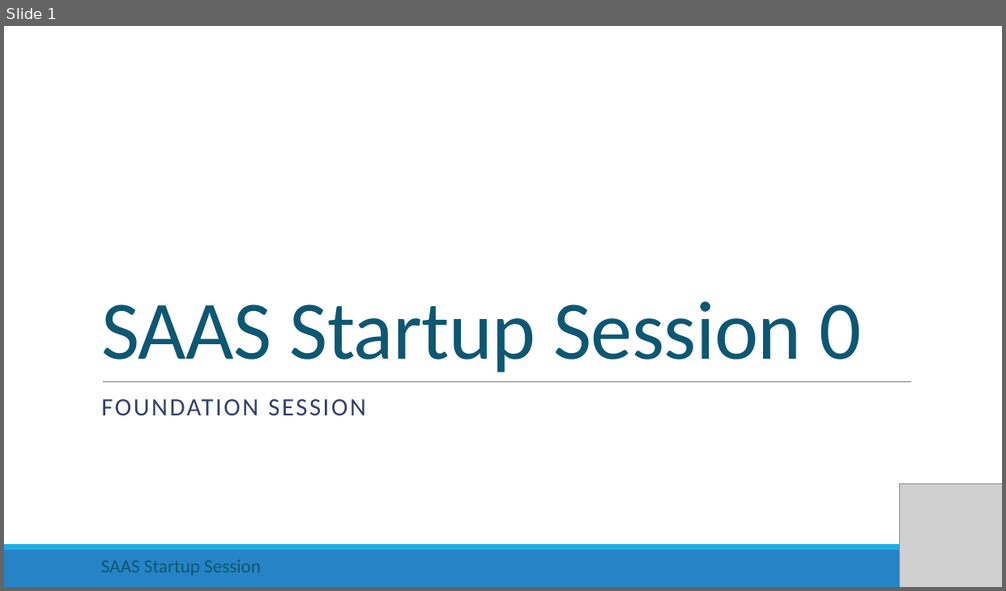
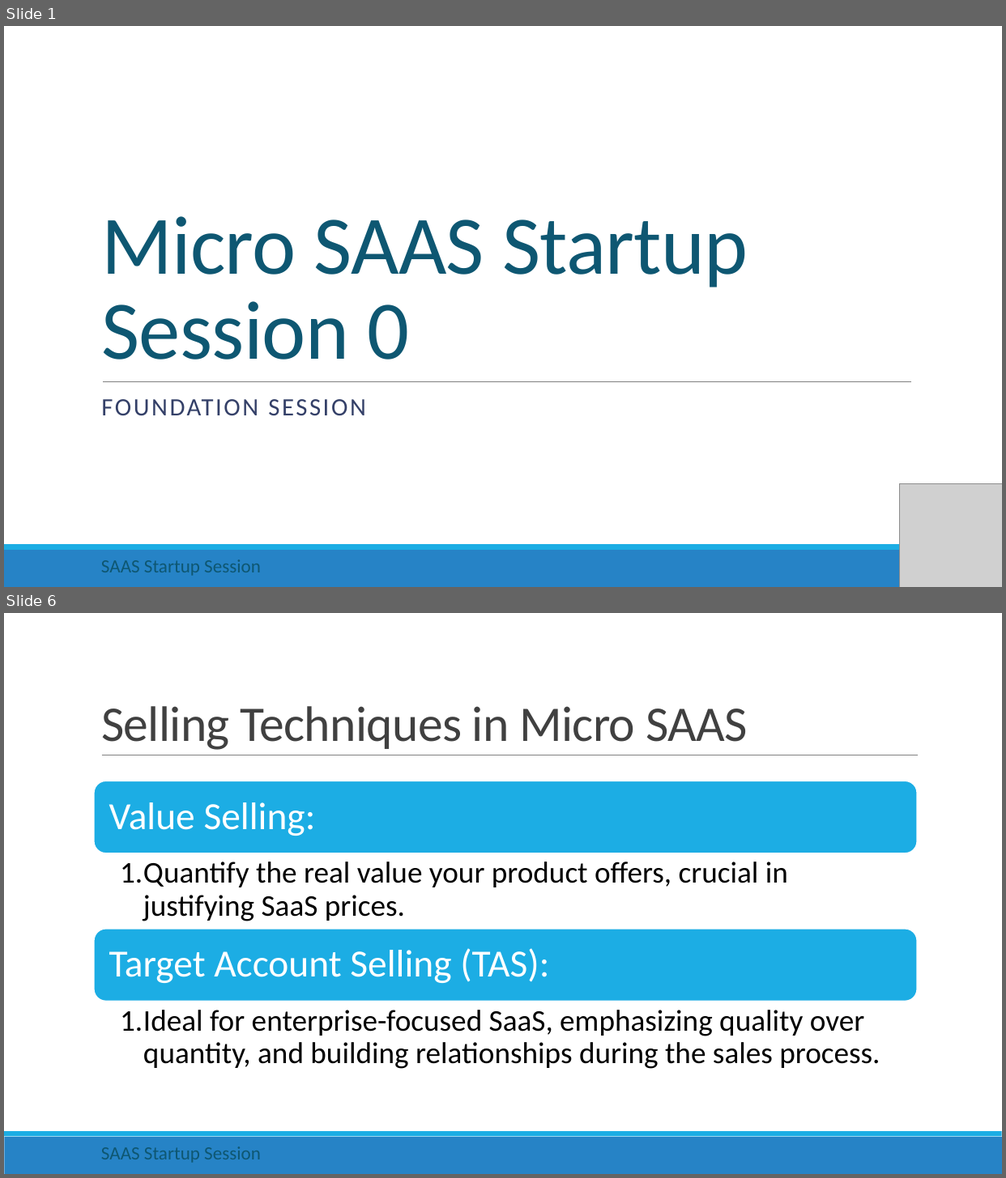
Before and after one commit to rishigujadhur1/Slides, a slide deck: Startups/Startup Session 0.pptx. Shown one above the other, each under a label of ours: slide 1 before the commit, slides 1 and 6 after it; the slides between them are not shown. The pictures are 1006x591 and 1006x1178 pixels, drawn with LibreOffice and Linux fonts; fonts in the diff are those of the drawing; grey boxes stand for pictures. Boxes give left, top, right and bottom in pixels: in the first picture for what was removed or moved away, otherwise in the second. Text is boxed around its words. In the diff, an @@ line names an element or a change of style, - is before the commit and + after.

Commit message:
SAAS contract Clauses

```diff
--- a/Startups/Startup Session 0.pptx
+++ b/Startups/Startup Session 0.pptx
@@ slide 6 added at bbox=[4, 613, 1002, 1174], background #FFFFFF; not listed: 2 template elements that a slide beside it also shows @@
@@ title added at bbox=[101, 706, 747, 750], 48 pt, text #404040 @@
+Selling Techniques in Micro SAAS
@@ line added from (102, 756) to (918, 756), #808080 0.5 pt @@
@@ group added at bbox=[94, 781, 918, 1069]: 4 texts, 2 rounded rectangles @@
+Value Selling:
+  1. Quantify the real value your product offers, crucial in justifying SaaS prices.
+Target Account Selling (TAS):
+  1. Ideal for enterprise-focused SaaS, emphasizing quality over quantity, and building relationships during the sales process.
@@ text added at bbox=[101, 1147, 261, 1163], 18 pt, text #0E5772 @@
+SAAS Startup Session
@@ slide 1 changed as well @@
@@ title at bbox=[101, 216, 748, 360]: text changed @@
-SAAS Startup Session 0
+Micro SAAS Startup Session 0
```
Also in this commit, not shown: 2 other slides changed, 5 other slides added, 1 slide removed, 3 other files.
